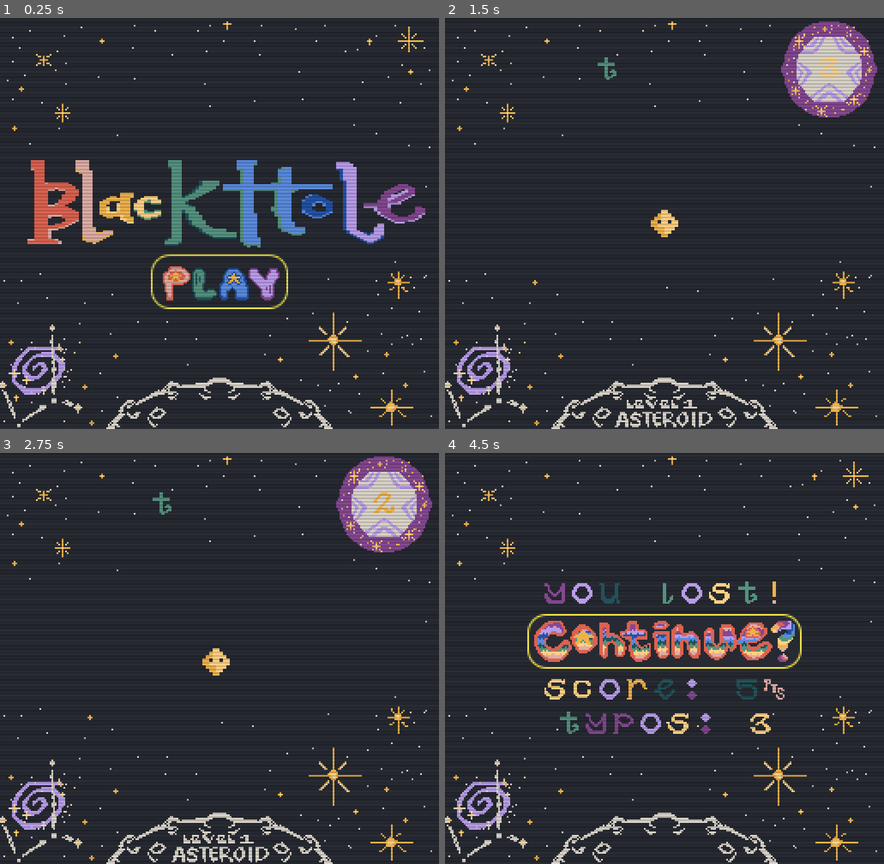
Above: before the commit, frames 1-4 (two rows, left to right).
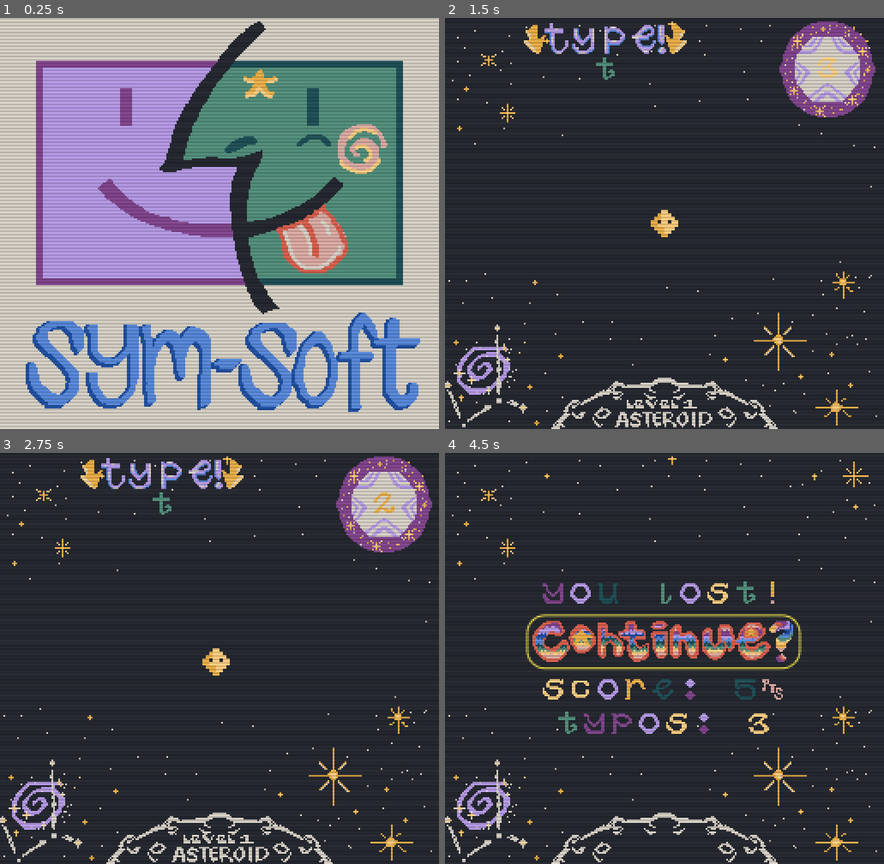
Above: after the commit, the same moments.

Repository: sym-z/melon-jam-24
Game: Godot game, scene res://scenes/main_menu.tscn
Two runs of this game, one before a commit and one after it. Both use one fixed random seed, a clock stepped at 60 frames per second and the inputs below.
Inputs (mouse positions are in pixels of both pictures, inside the frame that each line leads up to):
- Up to frame 1 (0.25 s): no input
- Up to frame 2 (1.5 s): click (664, 281) at 0.5 s; tap Enter at 1.25 s
- Up to frame 3 (2.75 s): no input
- Up to frame 4 (4.5 s): tap Space at 2.75 s; tap Enter at 4.25 s

The runs differ from the first frame. In frame 1, 96% of the frame differs, in the area x 0-100%, y 0-100%; in frame 2, 2.2%; in frame 3, 1.1%; in frame 4, 5.4%.

Commit message:
title screen implemented

Diff:
--- a/melon-jam/project.godot
+++ b/melon-jam/project.godot
@@ -15,6 +15,7 @@
 run/main_scene="res://scenes/main_menu.tscn"
 config/features=PackedStringArray("4.3", "Forward Plus")
 boot_splash/bg_color=Color(0.152941, 0.164706, 0.196078, 1)
+boot_splash/show_image=false
 config/icon="res://sprites/icon.png"
 
 [autoload]
--- a/melon-jam/scenes/game_over.tscn
+++ b/melon-jam/scenes/game_over.tscn
@@ -1,9 +1,10 @@
-[gd_scene load_steps=8 format=3 uid="uid://cg7u6mqgqslcl"]
+[gd_scene load_steps=9 format=3 uid="uid://cg7u6mqgqslcl"]
 
 [ext_resource type="Script" path="res://scripts/game_over.gd" id="1_7o88n"]
 [ext_resource type="Shader" path="res://shaders/crt.gdshader" id="1_vr8la"]
 [ext_resource type="FontFile" uid="uid://bn2t1ab8msu7s" path="res://fonts/font.png" id="2_5g7vs"]
 [ext_resource type="Texture2D" uid="uid://djrloiynnrhvq" path="res://sprites/maintitlebackground.png" id="3_5d5a4"]
+[ext_resource type="Material" uid="uid://b6aswbdwmdae" path="res://shaders/LevelLabelShader.tres" id="4_q4lfp"]
 [ext_resource type="Theme" uid="uid://c6o11wuk1wcp8" path="res://themes/buttons.tres" id="5_ger4a"]
 [ext_resource type="Texture2D" uid="uid://jvb2q7a1byue" path="res://sprites/continue.png" id="5_t4uhj"]
 
@@ -49,6 +50,7 @@
 grow_vertical = 2
 
 [node name="RichTextLabel" type="RichTextLabel" parent="VBoxContainer"]
+material = ExtResource("4_q4lfp")
 layout_mode = 2
 theme_override_fonts/normal_font = ExtResource("2_5g7vs")
 bbcode_enabled = true
@@ -56,6 +58,7 @@
 fit_content = true
 
 [node name="Continue Button" type="Button" parent="VBoxContainer"]
+material = ExtResource("4_q4lfp")
 layout_mode = 2
 theme = ExtResource("5_ger4a")
 theme_override_fonts/font = ExtResource("2_5g7vs")
@@ -63,7 +66,7 @@
 icon_alignment = 1
 
 [node name="Score Text" type="RichTextLabel" parent="VBoxContainer"]
-use_parent_material = true
+material = ExtResource("4_q4lfp")
 layout_mode = 2
 theme_override_fonts/normal_font = ExtResource("2_5g7vs")
 bbcode_enabled = true
@@ -71,7 +74,7 @@
 fit_content = true
 
 [node name="Mistakes Text" type="RichTextLabel" parent="VBoxContainer"]
-use_parent_material = true
+material = ExtResource("4_q4lfp")
 layout_mode = 2
 theme_override_fonts/normal_font = ExtResource("2_5g7vs")
 bbcode_enabled = true
--- a/melon-jam/scenes/game_won.tscn
+++ b/melon-jam/scenes/game_won.tscn
@@ -1,9 +1,10 @@
-[gd_scene load_steps=8 format=3 uid="uid://ccj1o7iqgu43x"]
+[gd_scene load_steps=9 format=3 uid="uid://ccj1o7iqgu43x"]
 
 [ext_resource type="Shader" path="res://shaders/crt.gdshader" id="1_5big4"]
 [ext_resource type="Script" path="res://scripts/game_won.gd" id="1_66h5x"]
 [ext_resource type="Texture2D" uid="uid://djrloiynnrhvq" path="res://sprites/maintitlebackground.png" id="3_0yv4b"]
 [ext_resource type="FontFile" uid="uid://bn2t1ab8msu7s" path="res://fonts/font.png" id="3_y3elu"]
+[ext_resource type="Material" uid="uid://b6aswbdwmdae" path="res://shaders/LevelLabelShader.tres" id="4_sfdk2"]
 [ext_resource type="Theme" uid="uid://c6o11wuk1wcp8" path="res://themes/buttons.tres" id="5_hafbv"]
 [ext_resource type="Texture2D" uid="uid://jvb2q7a1byue" path="res://sprites/continue.png" id="5_qd0wu"]
 
@@ -23,7 +24,7 @@
 scoreText = NodePath("VBoxContainer/Score Text")
 mistakesText = NodePath("VBoxContainer/Mistakes Text")
 
-[node name="TextureRect" type="TextureRect" parent="."]
+[node name="Background" type="TextureRect" parent="."]
 use_parent_material = true
 layout_mode = 1
 anchors_preset = 15
@@ -49,6 +50,7 @@
 grow_vertical = 2
 
 [node name="Title Text" type="RichTextLabel" parent="VBoxContainer"]
+material = ExtResource("4_sfdk2")
 layout_mode = 2
 theme_override_fonts/normal_font = ExtResource("3_y3elu")
 bbcode_enabled = true
@@ -56,14 +58,14 @@
 fit_content = true
 
 [node name="Continue Button" type="Button" parent="VBoxContainer"]
-use_parent_material = true
+material = ExtResource("4_sfdk2")
 layout_mode = 2
 theme = ExtResource("5_hafbv")
 theme_override_fonts/font = ExtResource("3_y3elu")
 icon = ExtResource("5_qd0wu")
 
 [node name="Score Text" type="RichTextLabel" parent="VBoxContainer"]
-use_parent_material = true
+material = ExtResource("4_sfdk2")
 layout_mode = 2
 theme_override_fonts/normal_font = ExtResource("3_y3elu")
 bbcode_enabled = true
@@ -71,7 +73,7 @@
 fit_content = true
 
 [node name="Mistakes Text" type="RichTextLabel" parent="VBoxContainer"]
-use_parent_material = true
+material = ExtResource("4_sfdk2")
 layout_mode = 2
 theme_override_fonts/normal_font = ExtResource("3_y3elu")
 bbcode_enabled = true
--- a/melon-jam/scenes/main_menu.tscn
+++ b/melon-jam/scenes/main_menu.tscn
@@ -1,20 +1,47 @@
-[gd_scene load_steps=12 format=3 uid="uid://degxwd8m5fbt7"]
+[gd_scene load_steps=18 format=3 uid="uid://degxwd8m5fbt7"]
 
 [ext_resource type="Shader" path="res://shaders/crt.gdshader" id="1_2brmx"]
 [ext_resource type="Script" path="res://scripts/main_menu.gd" id="1_l5uq4"]
 [ext_resource type="Texture2D" uid="uid://djrloiynnrhvq" path="res://sprites/maintitlebackground.png" id="3_jop78"]
 [ext_resource type="FontFile" uid="uid://bn2t1ab8msu7s" path="res://fonts/font.png" id="3_km81b"]
+[ext_resource type="Material" uid="uid://b6aswbdwmdae" path="res://shaders/LevelLabelShader.tres" id="4_0evlq"]
 [ext_resource type="Texture2D" uid="uid://bqytbpm2ry6qs" path="res://sprites/title.png" id="4_nblvi"]
 [ext_resource type="Theme" uid="uid://c6o11wuk1wcp8" path="res://themes/buttons.tres" id="5_vxpxv"]
 [ext_resource type="Texture2D" uid="uid://rh566ilchac4" path="res://sprites/play.png" id="6_6ml5w"]
 [ext_resource type="StyleBox" uid="uid://bcuhqh8yocvhs" path="res://boxes/pressed.tres" id="6_j8upe"]
 [ext_resource type="StyleBox" uid="uid://cis2t5wwstcf8" path="res://boxes/hover.tres" id="7_hyupm"]
 [ext_resource type="StyleBox" uid="uid://ckm2nmudqjfx4" path="res://boxes/normal.tres" id="8_smd40"]
+[ext_resource type="Texture2D" uid="uid://c3f6jlm135vml" path="res://sprites/opening.png" id="12_lx2a4"]
 
 [sub_resource type="ShaderMaterial" id="ShaderMaterial_62mty"]
 shader = ExtResource("1_2brmx")
 
-[node name="Main Menu" type="Control"]
+[sub_resource type="ShaderMaterial" id="ShaderMaterial_ro343"]
+shader = ExtResource("1_2brmx")
+
+[sub_resource type="AtlasTexture" id="AtlasTexture_evbxf"]
+atlas = ExtResource("12_lx2a4")
+region = Rect2(0, 0, 256, 240)
+
+[sub_resource type="AtlasTexture" id="AtlasTexture_iet52"]
+atlas = ExtResource("12_lx2a4")
+region = Rect2(256, 0, 256, 240)
+
+[sub_resource type="SpriteFrames" id="SpriteFrames_ljr3b"]
+animations = [{
+"frames": [{
+"duration": 1.0,
+"texture": SubResource("AtlasTexture_evbxf")
+}, {
+"duration": 1.0,
+"texture": SubResource("AtlasTexture_iet52")
+}],
+"loop": false,
+"name": &"default",
+"speed": 0.5
+}]
+
+[node name="Main Menu" type="Control" node_paths=PackedStringArray("openingSprite")]
 material = SubResource("ShaderMaterial_62mty")
 use_parent_material = true
 layout_mode = 3
@@ -24,6 +51,7 @@
 grow_horizontal = 2
 grow_vertical = 2
 script = ExtResource("1_l5uq4")
+openingSprite = NodePath("Opening")
 metadata/_edit_use_anchors_ = true
 
 [node name="Background" type="TextureRect" parent="."]
@@ -37,7 +65,7 @@
 texture = ExtResource("3_jop78")
 
 [node name="Title Text" type="TextureRect" parent="."]
-use_parent_material = true
+material = ExtResource("4_0evlq")
 layout_mode = 0
 offset_top = 77.0
 offset_right = 128.0
@@ -46,7 +74,7 @@
 texture = ExtResource("4_nblvi")
 
 [node name="Play Button" type="Button" parent="."]
-use_parent_material = true
+material = ExtResource("4_0evlq")
 layout_mode = 1
 anchors_preset = 8
 anchor_left = 0.5
@@ -73,4 +101,13 @@
 icon = ExtResource("6_6ml5w")
 icon_alignment = 1
 
+[node name="Opening" type="AnimatedSprite2D" parent="."]
+material = SubResource("ShaderMaterial_ro343")
+sprite_frames = SubResource("SpriteFrames_ljr3b")
+autoplay = "default"
+frame = 1
+frame_progress = 1.0
+centered = false
+
 [connection signal="button_up" from="Play Button" to="." method="_on_play_button_button_up"]
+[connection signal="animation_finished" from="Opening" to="." method="_on_opening_animation_finished"]
--- a/melon-jam/scenes/typing.tscn
+++ b/melon-jam/scenes/typing.tscn
@@ -10,6 +10,7 @@
 [ext_resource type="FontFile" uid="uid://bn2t1ab8msu7s" path="res://fonts/font.png" id="7_cp658"]
 [ext_resource type="Material" uid="uid://b6aswbdwmdae" path="res://shaders/LevelLabelShader.tres" id="8_ws780"]
 [ext_resource type="Texture2D" uid="uid://c8rubfsscgiia" path="res://sprites/level-labels.png" id="9_ea7f4"]
+[ext_resource type="Texture2D" uid="uid://dv1ewx7cov58s" path="res://sprites/type-prompt.png" id="11_ukad4"]
 
 [sub_resource type="ShaderMaterial" id="ShaderMaterial_at7qc"]
 shader = ExtResource("6_f1k2r")
@@ -131,7 +132,7 @@
 "speed": 5.0
 }]
 
-[node name="Typing" type="Node2D" node_paths=PackedStringArray("player", "massParent", "uiParent", "wordContainer", "timerLabel", "timerOverlay", "background", "westSpawnZone", "northSpawnZone", "eastSpawnZone", "southSpawnZone", "wordLabel", "levelLabels", "timer", "timeLabel")]
+[node name="Typing" type="Node2D" node_paths=PackedStringArray("player", "massParent", "uiParent", "wordContainer", "timerLabel", "timerOverlay", "background", "westSpawnZone", "northSpawnZone", "eastSpawnZone", "southSpawnZone", "wordLabel", "levelLabels", "tipSprite", "timer", "timeLabel")]
 material = SubResource("ShaderMaterial_at7qc")
 use_parent_material = true
 script = ExtResource("1_7fg4x")
@@ -148,6 +149,7 @@
 southSpawnZone = NodePath("Masses/Mass Spawn Zones/South/South Spawn Zone")
 wordLabel = NodePath("UI/HBoxContainer/Word Label")
 levelLabels = NodePath("Level Labels")
+tipSprite = NodePath("Tip Sprite")
 timer = NodePath("Timer")
 timeLabel = NodePath("UI/Timer Label")
 tweenDur = 0.3
@@ -208,7 +210,6 @@
 position = Vector2(128, 120)
 
 [node name="UI" type="Control" parent="."]
-use_parent_material = true
 layout_mode = 3
 anchors_preset = 0
 offset_right = 256.0
@@ -223,7 +224,7 @@
 grow_horizontal = 2
 
 [node name="Word Label" type="RichTextLabel" parent="UI/HBoxContainer"]
-use_parent_material = true
+material = ExtResource("8_ws780")
 layout_mode = 2
 size_flags_horizontal = 3
 size_flags_vertical = 4
@@ -239,13 +240,13 @@
 size_flags_vertical = 4
 
 [node name="Timer Overlay" type="TextureRect" parent="UI/HBoxContainer/CenterContainer"]
-use_parent_material = true
+material = ExtResource("8_ws780")
 layout_mode = 2
 size_flags_vertical = 4
 texture = ExtResource("6_ugwpl")
 
 [node name="Timer Label" type="RichTextLabel" parent="UI"]
-use_parent_material = true
+material = ExtResource("8_ws780")
 clip_contents = false
 custom_minimum_size = Vector2(64, 60)
 layout_mode = 2
@@ -271,4 +272,9 @@
 position = Vector2(128, 231)
 sprite_frames = SubResource("SpriteFrames_fncjp")
 
+[node name="Tip Sprite" type="Sprite2D" parent="."]
+material = ExtResource("8_ws780")
+position = Vector2(94, 12)
+texture = ExtResource("11_ukad4")
+
 [connection signal="timeout" from="Timer" to="." method="_on_timer_timeout"]
--- a/melon-jam/scripts/main_menu.gd
+++ b/melon-jam/scripts/main_menu.gd
@@ -1,6 +1,12 @@
 extends Control
+
+@export var openingSprite : AnimatedSprite2D
 func next_scene():
 	get_tree().change_scene_to_file("res://scenes/typing.tscn")
 
 func _on_play_button_button_up():
 	call_deferred("next_scene")
+
+
+func _on_opening_animation_finished():
+	openingSprite.visible = false
--- a/melon-jam/scripts/typing.gd
+++ b/melon-jam/scripts/typing.gd
@@ -22,6 +22,7 @@
 @export var wordLabel : RichTextLabel
 
 @export var levelLabels : AnimatedSprite2D
+@export var tipSprite : Sprite2D
 ## For instantiating and referencing
 var massScene = preload("res://scenes/mass.tscn")
 var playerScene = preload("res://scenes/player.tscn")
@@ -260,6 +261,7 @@
 	throwToCenter(wordContainer)
 	throwToCenter(levelLabels)
 	throwToCenter(background)
+	throwToCenter(tipSprite)
 	tween.connect("finished", win_scene)
 
 
Not shown: 1 places in melon-jam/scenes/typing.tscn that only renumber resources
Not shown, added: melon-jam/sprites/opening.png.import
Not shown, added: melon-jam/sprites/type-prompt.png.import
